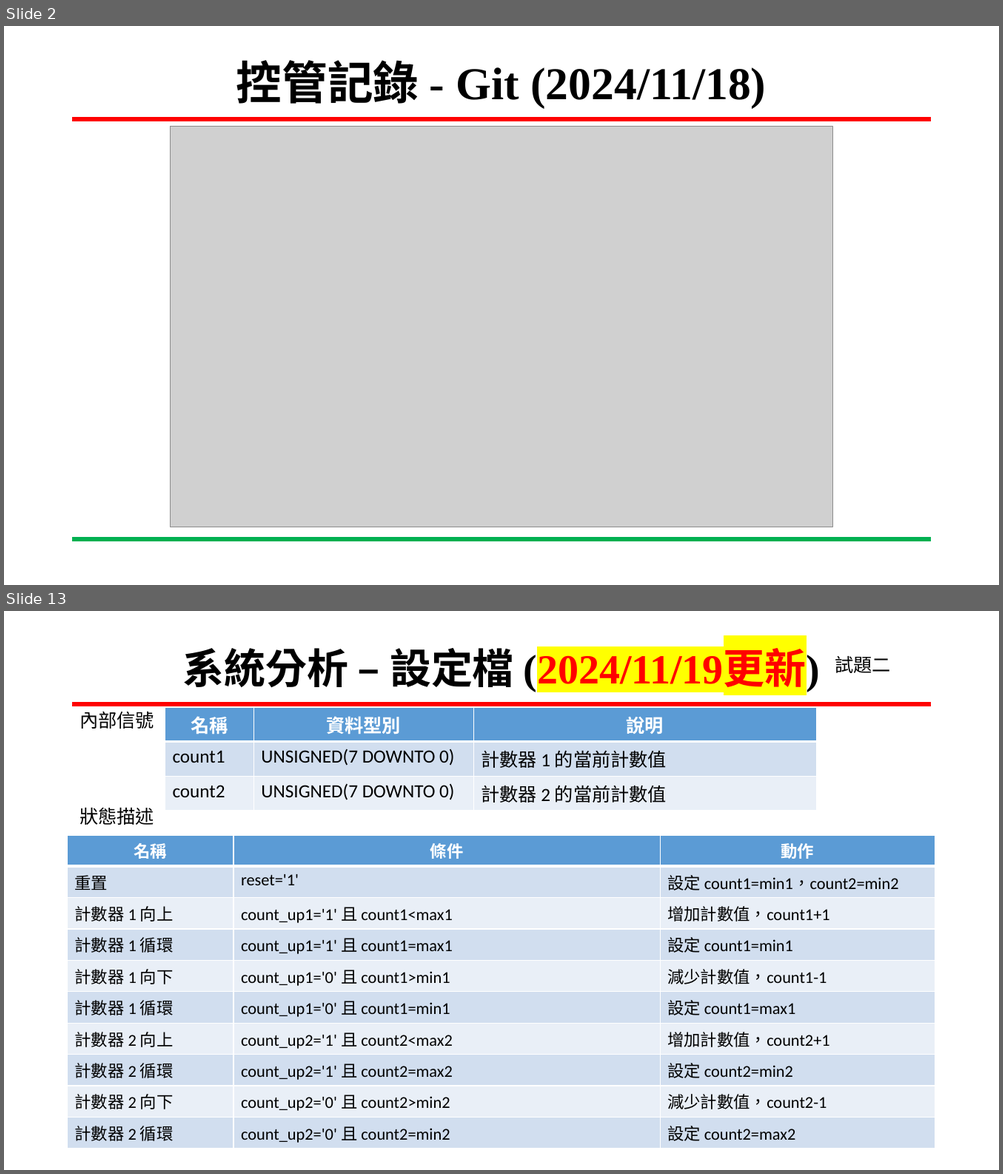
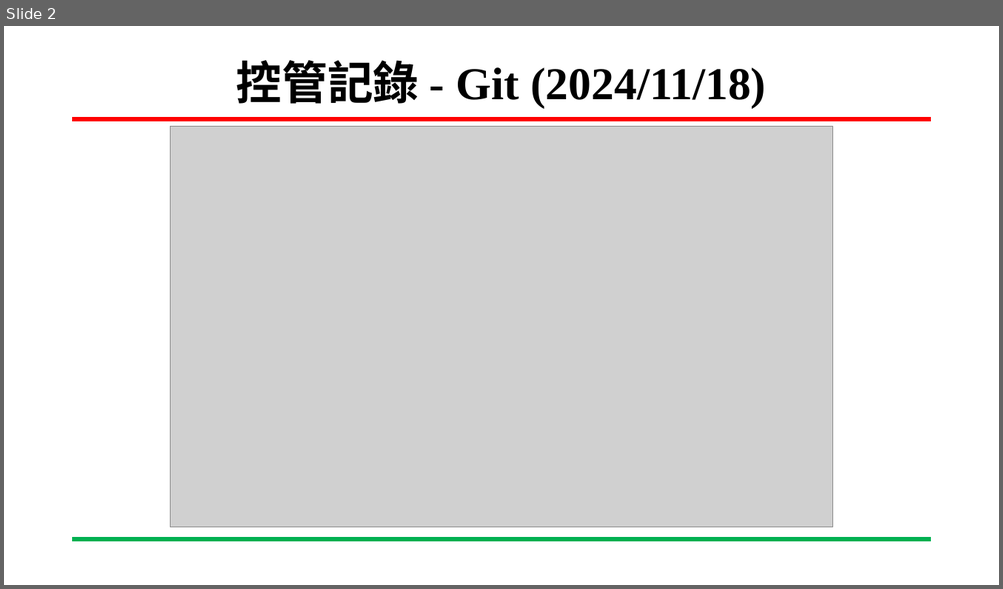
Before and after one commit to wsy0331/SOC-Lab, a slide deck: 專案進度報告_吳紹郁_20241213.pptx. Shown one above the other, each under a label of ours: slides 2 and 13 before the commit, slide 2 after it; the slides between them are not shown. The pictures are 1003x1174 and 1003x589 pixels, drawn with LibreOffice and Linux fonts; fonts in the diff are those of the drawing; grey boxes stand for pictures; background and template pictures are left out. Boxes give left, top, right and bottom in pixels: in the first picture for what was removed or moved away, otherwise in the second. Text is boxed around its words. In the diff, an @@ line names an element or a change of style, - is before the commit and + after.

```diff
--- a/專案進度報告_吳紹郁_20241213.pptx
+++ b/專案進度報告_吳紹郁_20241213.pptx
@@ slide 13 removed at (x1=4, y1=611, x2=999, y2=1170), background #FFFFFF; not listed: 2 template elements that a slide beside it also shows @@
@@ title removed at (x1=182, y1=648, x2=820, y2=691) @@
-系統分析 – 設定檔 (2024/11/19更新)
@@ text removed at (x1=835, y1=656, x2=891, y2=673) @@
-試題二
@@ text removed at (x1=79, y1=711, x2=154, y2=729) @@
-內部信號
@@ table removed at (x1=165, y1=707, x2=817, y2=806), 3 rows, 3 columns @@
-名稱 | 資料型別 | 說明
-count1 | UNSIGNED(7 DOWNTO 0) | 計數器 1 的當前計數值
-count2 | UNSIGNED(7 DOWNTO 0) | 計數器 2 的當前計數值
@@ text removed at (x1=79, y1=807, x2=154, y2=825) @@
-狀態描述
@@ table removed at (x1=68, y1=835, x2=935, y2=1146), 10 rows, 3 columns @@
-名稱 | 條件 | 動作
-重置 | reset='1' | 設定 count1=min1，count2=min2
-計數器 1 向上 | count_up1='1' 且 count1<max1 | 增加計數值，count1+1
-計數器 1 循環 | count_up1='1' 且 count1=max1 | 設定 count1=min1
-計數器 1 向下 | count_up1='0' 且 count1>min1 | 減少計數值，count1-1
-計數器 1 循環 | count_up1='0' 且 count1=min1 | 設定 count1=max1
-計數器 2 向上 | count_up2='1' 且 count2<max2 | 增加計數值，count2+1
-計數器 2 循環 | count_up2='1' 且 count2=max2 | 設定 count2=min2
-計數器 2 向下 | count_up2='0' 且 count2>min2 | 減少計數值，count2-1
-計數器 2 循環 | count_up2='0' 且 count2=min2 | 設定 count2=max2
```
Also in this commit, not shown: 12 slides changed, 2 slides added, 6 other slides removed.
